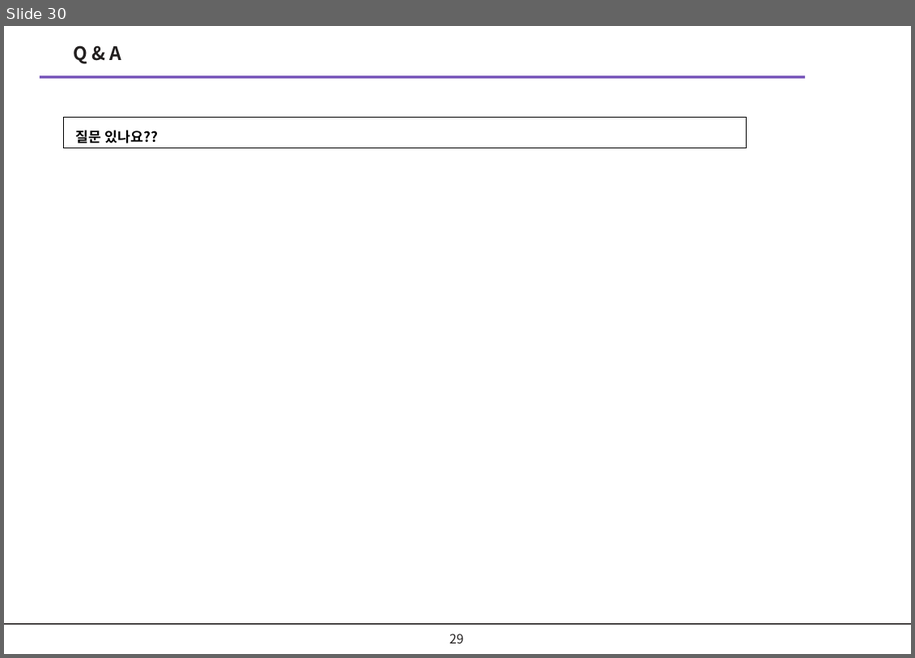
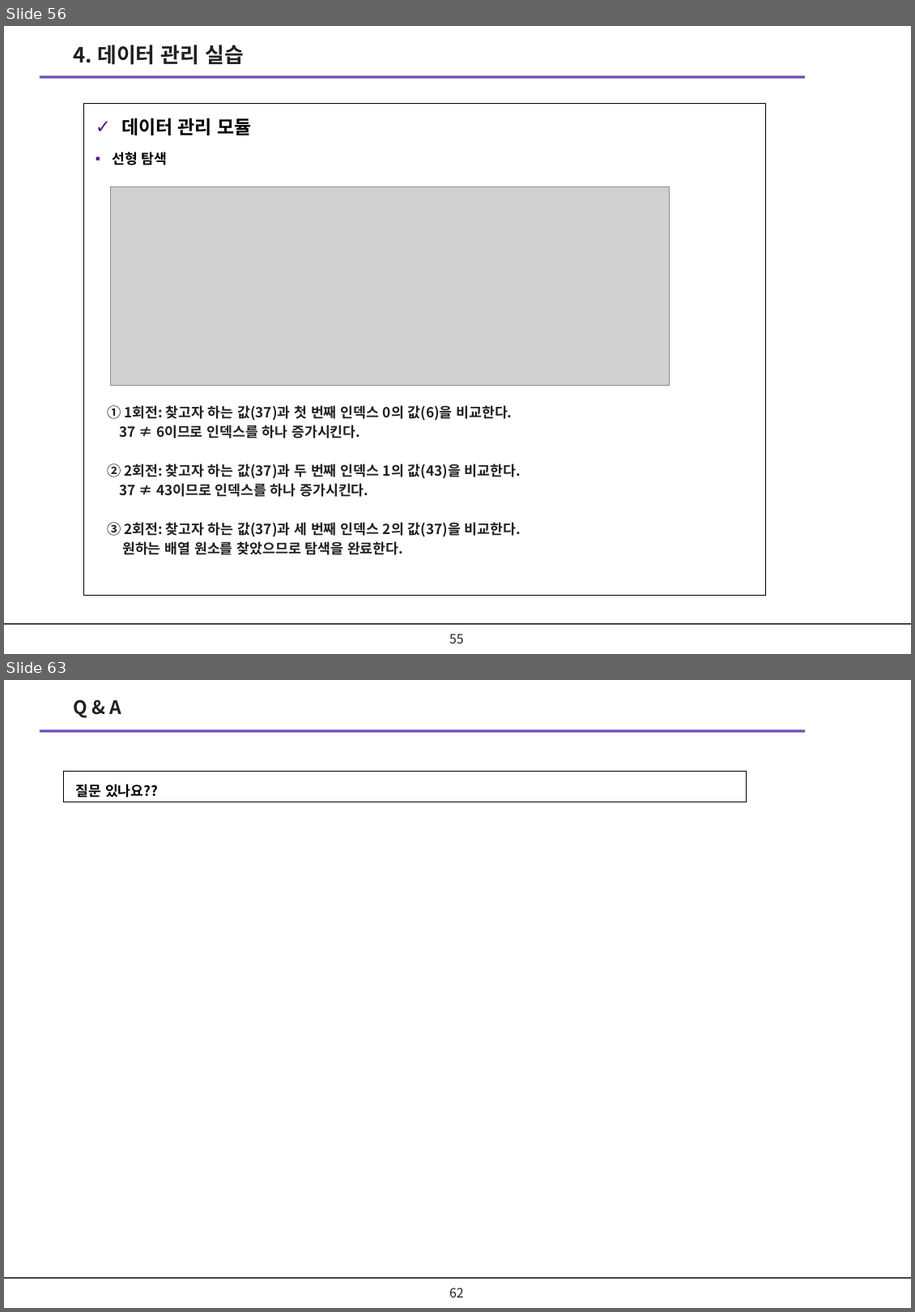
Before and after one commit to kimyudoo/KOPO_PBL_CODING, a slide deck: ppt/문제해결을위한_소프트웨어코딩_PBL_1_기본.pptx. Shown one above the other, each under a label of ours: slide 30 before the commit, slides 56 and 63 after it; the slides between them are not shown. The pictures are 915x658 and 915x1312 pixels, drawn with LibreOffice and Linux fonts; fonts in the diff are those of the drawing; grey boxes stand for pictures; background and template pictures are left out. Boxes give left, top, right and bottom in pixels: in the first picture for what was removed or moved away, otherwise in the second. Text is boxed around its words. In the diff, an @@ line names an element or a change of style, - is before the commit and + after.

Commit message:
PPT 자료 작성완료

```diff
--- a/ppt/문제해결을위한_소프트웨어코딩_PBL_1_기본.pptx
+++ b/ppt/문제해결을위한_소프트웨어코딩_PBL_1_기본.pptx
@@ slide 56 added at (4,26,911,654), background #FFFFFF; not listed: 2 template elements that a slide beside it also shows @@
@@ text added at (74,45,245,65), 18 pt, text #221F1F, bold @@
+4. 데이터 관리 실습
@@ rectangle added at (83,103,766,595), outline #000000 0.75 pt, 16 pt, text #000000, bold @@
+✓ 데이터 관리 모듈
+▪ 선형 탐색
@@ picture added at (110,187,669,386) @@
@@ text added at (107,405,521,555), 12 pt, text #221F1F, bold @@
+① 1회전: 찾고자 하는 값(37)과 첫 번째 인덱스 0의 값(6)을 비교한다.
+37 ≠ 6이므로 인덱스를 하나 증가시킨다.
+② 2회전: 찾고자 하는 값(37)과 두 번째 인덱스 1의 값(43)을 비교한다.
+37 ≠ 43이므로 인덱스를 하나 증가시킨다.
+③ 2회전: 찾고자 하는 값(37)과 세 번째 인덱스 2의 값(37)을 비교한다.
+원하는 배열 원소를 찾았으므로 탐색을 완료한다.
@@ page number added at (450,634,464,643), 11 pt, text #221F1F @@
+55
@@ what was slide 30 is now slide 63 @@
@@ page number at (450,1288,464,1297): text changed @@
-29
+62
```
Also in this commit, not shown: 1 slide changed, 32 other slides added, 3 other files.
